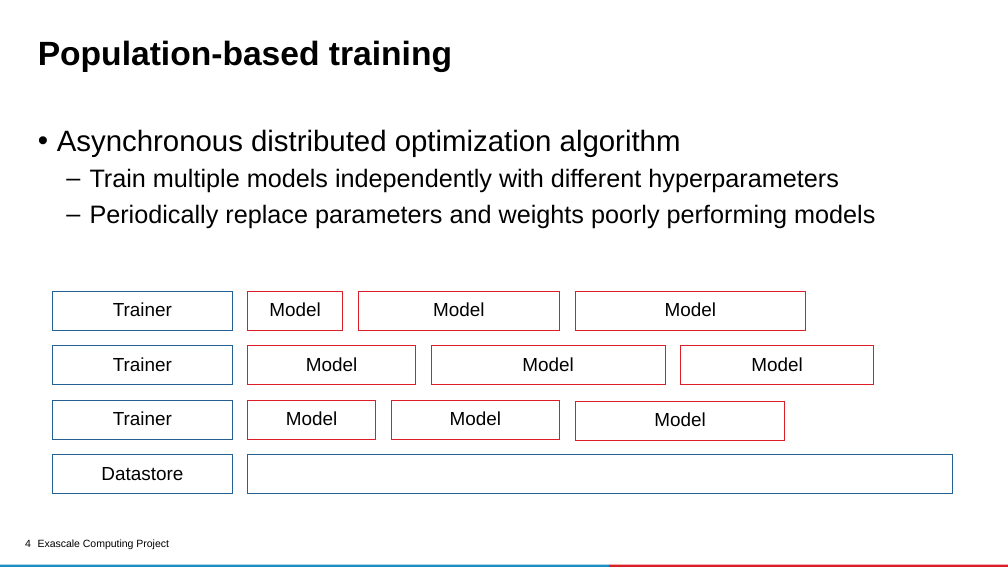
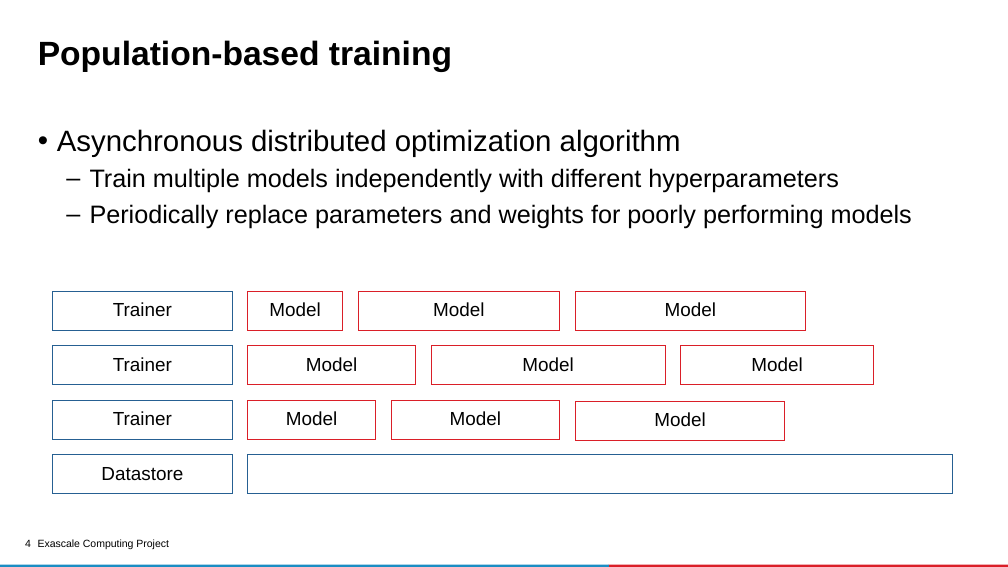
Before and after one commit to ECP-CANDLE/Tutorials, a slide deck: slide 4 of 2020/ECP/slides/05-nas.pptx. Drawn at 1008x567 pixels with LibreOffice and Linux fonts; fonts in the diff are those of the drawing; background and template pictures are left out. Boxes give left, top, right and bottom in pixels: in the first picture for what was removed or moved away, otherwise in the second. Text is boxed around its words. In the diff, an @@ line names an element or a change of style, - is before the commit and + after.

Commit message:
Fix typo

```diff
--- a/2020/ECP/slides/05-nas.pptx
+++ b/2020/ECP/slides/05-nas.pptx
@@ text at (x1=90, y1=204, x2=912, y2=229): text changed @@
-  – Periodically replace parameters and weights poorly performing models
+  – Periodically replace parameters and weights for poorly performing models
```
